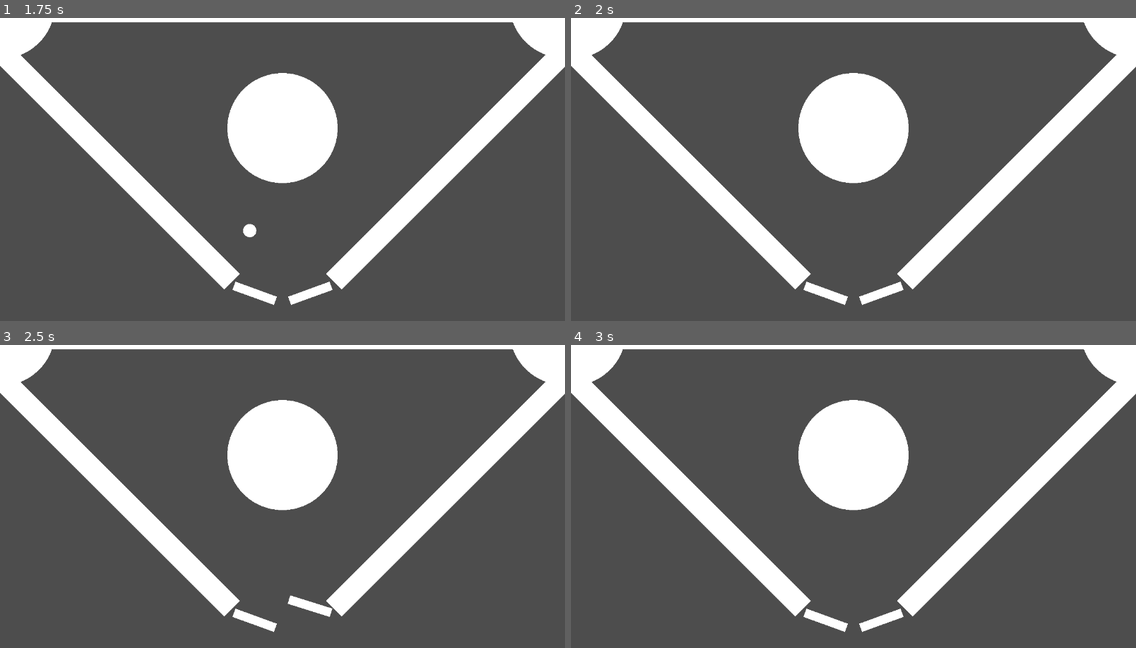
Above: before the commit, frames 1-4 (two rows, left to right).
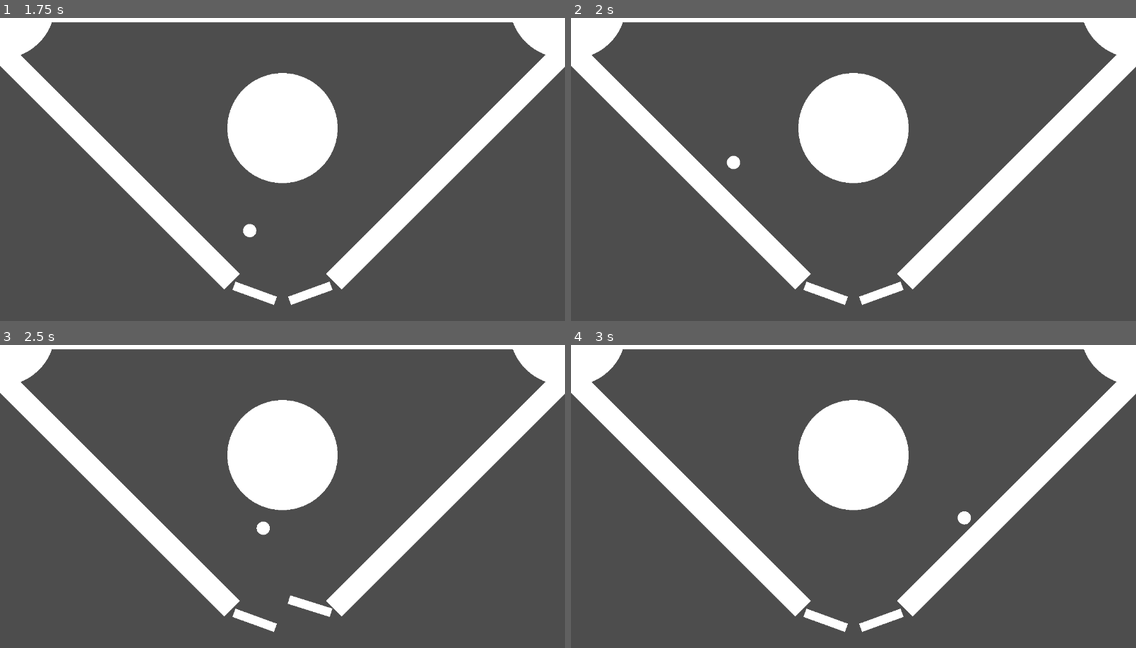
Above: after the commit, the same moments.

Repository: rielvis/SPiG_T4_PhPe
Game: Godot game, scene res://pinball_game/scenes/pinball_game.tscn
The game is run twice, just before and just after one commit, with the same random seed, the same clock (stepped at 60 frames per second) and the same inputs.
Inputs:
- Up to frame 1 (1.75 s): hold Right (rightArrow) 0.53-1.28 s; hold D (D) 0.53-1.28 s; hold Left (leftArrow) from 1.28 s (still down); tap A (A) at 1.35 s; tap D (D) at 1.55 s
- Up to frame 2 (2 s): keep holding Left (leftArrow)
- Up to frame 3 (2.5 s): release Left (leftArrow) at 2.03 s; hold Right (rightArrow) from 2.03 s (still down); hold D (D) from 2.03 s (still down)
- Up to frame 4 (3 s): keep holding Right (rightArrow); release D (D) at 2.78 s; tap D (D) at 2.85 s

Frame 1 is identical in both runs. In frame 2, less than 0.1% of the frame differs, in the area x 27-30%, y 45-50%; in frame 3, less than 0.1%; in frame 4, less than 0.1%.

Commit message:
Added a ball script so they return to the play space after going out of bounds

Diff:
--- a/physics_tutorial/scenes/ball.tscn
+++ b/physics_tutorial/scenes/ball.tscn
@@ -1,4 +1,6 @@
-[gd_scene load_steps=4 format=3 uid="uid://c88dbrqh7udi3"]
+[gd_scene load_steps=5 format=3 uid="uid://c88dbrqh7udi3"]
+
+[ext_resource type="Script" uid="uid://cgwtdk463cw2y" path="res://pinball_game/scenes/ball.gd" id="1_5crnn"]
 
 [sub_resource type="PhysicsMaterial" id="PhysicsMaterial_n1dj2"]
 bounce = 0.6
@@ -10,6 +12,7 @@
 
 [node name="Ball" type="RigidBody2D"]
 physics_material_override = SubResource("PhysicsMaterial_n1dj2")
+script = ExtResource("1_5crnn")
 
 [node name="MeshInstance2D" type="MeshInstance2D" parent="."]
 position = Vector2(0, 2.23565e-06)
--- /dev/null
+++ b/pinball_game/scenes/ball.gd
@@ -0,0 +1,11 @@
+extends RigidBody2D
+
+# Called when the node enters the scene tree for the first time.
+func _ready() -> void:
+	pass # Replace with function body.
+
+
+# Called every frame. 'delta' is the elapsed time since the previous frame.
+func _process(_delta: float) -> void:
+	if global_position.y > 720.0:
+		global_position.y = 75.0
